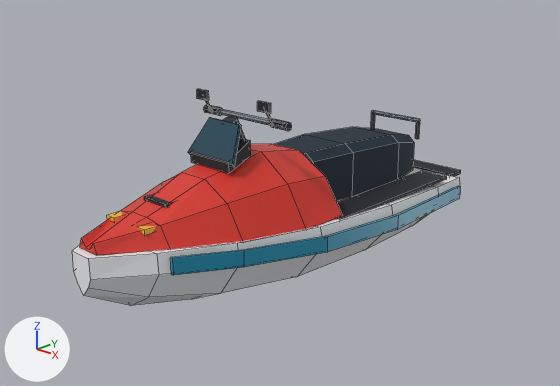
The Blender file art/jetski.blend, before and after one commit.
Rendered twice from the file's camera 'Camera'. Arrows for +X, +Y and +Z are at lower left; the lights stay in place. The older version comes first. Mesh edges are drawn as thin lines.

Objects in the first picture: 'jetski'.
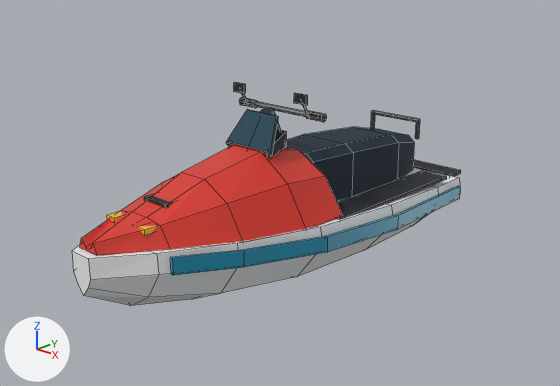
The change in detail:
me_jetski has 409 vertices, 304 faces and spans x -0.62..0.61, y -1.55..1.77, z 0.0..1.27.
me_jetski is used by ob_jetski; location (0.0, 0.0, 0.0).
me_jetski part 1: the loose piece of 16 vertices spanning x -0.33..0.33, y -0.33..-0.29, z 1.1..1.14 is moved by (0.0, 0.32, 0.0).
me_jetski part 2: the loose piece of 16 vertices spanning x -0.36..-0.23, y -0.34..-0.28, z 1.09..1.15 is moved by (0.0, 0.32, 0.0).
me_jetski part 3: the loose piece of 8 vertices spanning x -0.32..-0.22, y -0.43..-0.41, z 1.21..1.27 is moved by (0.0, 0.32, 0.0).
me_jetski part 4: the loose piece of 12 vertices spanning x -0.28..-0.26, y -0.42..-0.34, z 1.12..1.24 is moved by (0.0, 0.32, 0.0).
me_jetski part 5: the loose piece of 16 vertices spanning x 0.24..0.37, y -0.34..-0.28, z 1.09..1.15 is moved by (0.0, 0.32, 0.0).
me_jetski part 6: the loose piece of 8 vertices spanning x 0.22..0.32, y -0.43..-0.41, z 1.21..1.27 is moved by (0.0, 0.32, 0.0).
me_jetski part 7: the loose piece of 12 vertices spanning x 0.26..0.28, y -0.42..-0.34, z 1.12..1.24 is moved by (0.0, 0.32, 0.0).
me_jetski part 8: the loose piece of 8 vertices spanning x -0.17..0.17, y -0.62..-0.42, z 0.86..1.02 is moved by (0.0, 0.32, 0.0).
me_jetski part 9: the loose piece of 8 vertices spanning x -0.2..0.2, y -0.62..-0.47, z 0.9..1.13 is moved by (0.0, 0.32, 0.0).
me_jetski part 10: all 15 vertices in x -0.05..0.05, y -0.49..-0.27, z 0.84..1.15 are moved by (0.0, 0.32, 0.0).

What differs and where, as boxes (x1, y1, x2, y2) in the pictures (560 x 386 px; the box of a moved part takes in the faces that stretch with it):
'jetski', reshaped
    before: (72, 89, 461, 305)
    after: (72, 82, 461, 305)
part 1 of me_jetski, moved or reshaped
    before: (218, 109, 270, 125)
    after: (254, 101, 306, 117)
part 2 of me_jetski, moved or reshaped
    before: (203, 105, 222, 116)
    after: (239, 98, 258, 108)
part 3 of me_jetski, moved or reshaped
    before: (197, 89, 209, 101)
    after: (234, 82, 246, 94)
part 4 of me_jetski, moved or reshaped
    before: (205, 100, 213, 113)
    after: (242, 93, 249, 105)
part 5 of me_jetski, moved or reshaped
    before: (270, 119, 292, 131)
    after: (305, 111, 327, 122)
part 6 of me_jetski, moved or reshaped
    before: (257, 101, 271, 114)
    after: (294, 93, 308, 105)
part 7 of me_jetski, moved or reshaped
    before: (266, 113, 274, 126)
    after: (303, 105, 310, 117)
part 8 of me_jetski, moved or reshaped
    before: (191, 138, 250, 173)
    after: (229, 129, 286, 158)
part 9 of me_jetski, moved or reshaped
    before: (188, 117, 242, 167)
    after: (226, 109, 279, 156)
part 10 of me_jetski, moved or reshaped
    before: (224, 116, 245, 139)
    after: (260, 108, 287, 148)
